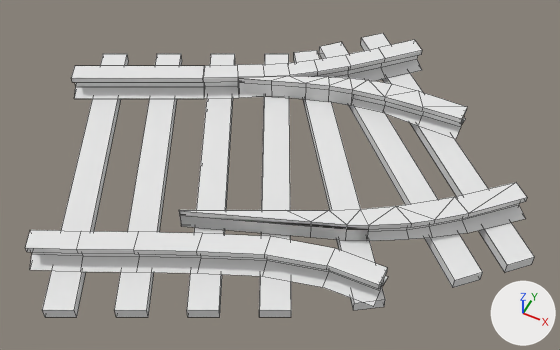
What one commit did to the OBJ model models/advtrains_dtrack_sy_tieless_r_60.obj.
Both versions are drawn from a 50 mm camera at (0.89, -2.12, 2.02) aimed at (-0.11, -0.11, -0.48). Every picture has the same lights, and +X, +Y and +Z are marked at lower right. Mesh edges are drawn as thin lines. Where no turn or scale is listed for an object, it has been applied to the vertices.

The first picture shows 'dtrack_sy_r_60_BezierCurve.005'.
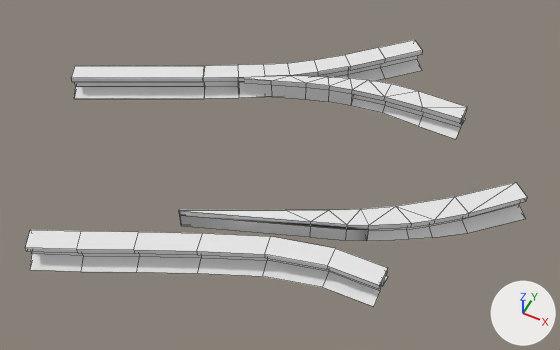
The change, as a list of edits to the scene's bpy script:
```text
Change me_dtrack_sy_r_60_beziercurve_005:
    used by ob_dtrack_sy_r_60_beziercurve_005; location = (0.0, 0.0, 0.0)
    remove me_dtrack_sy_r_60_beziercurve_005.from_pydata(...)  # 357 vertices, 299 faces, 1 loose edge; spans x -1.26..0.98, y -1.12..0.98, z -0.51..-0.36
    add me_dtrack_sy_r_60_beziercurve_005.from_pydata(...)  # 301 vertices, 264 faces, 1 loose edge; spans x -1.25..0.9, y -1.0..0.9, z -0.46..-0.36
    me_dtrack_sy_r_60_beziercurve_005 part 1: 7 loose pieces with 56 vertices, spanning x -1.26..0.98, y -1.12..0.98, z -0.51..-0.46, are deleted
    remove me_dtrack_sy_r_60_beziercurve_005.materials.append(mat_sleepers_002)  # white #e7e7e7
```

Where the change shows, as pixel boxes (x1, y1, x2, y2) in the pictures (560 x 350 px):
'dtrack_sy_r_60_BezierCurve.005', reshaped (6% shorter)
    before: (25, 33, 535, 317)
    after: (25, 40, 527, 306)
part 1 of me_dtrack_sy_r_60_beziercurve_005, deleted
    before: (42, 33, 535, 317)
